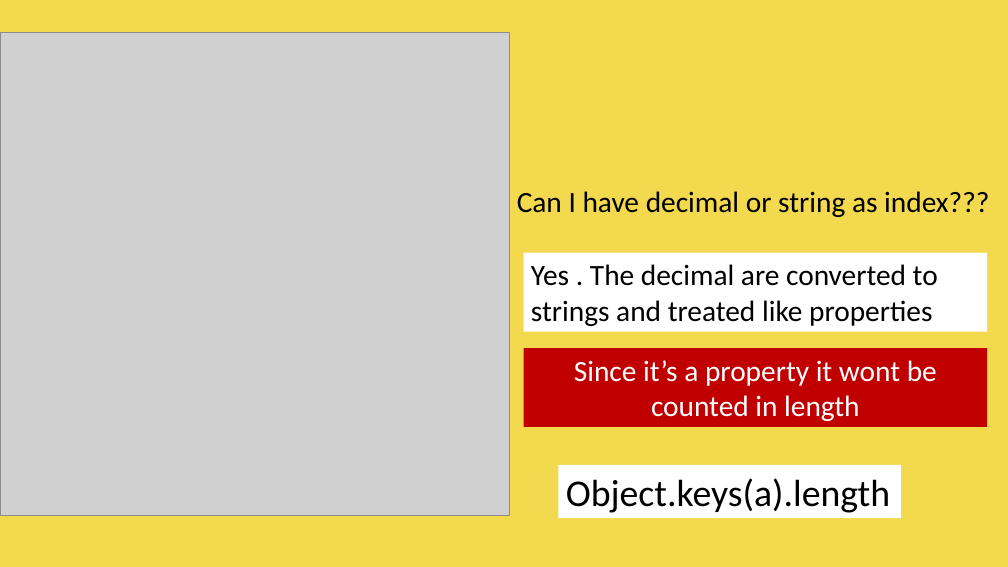
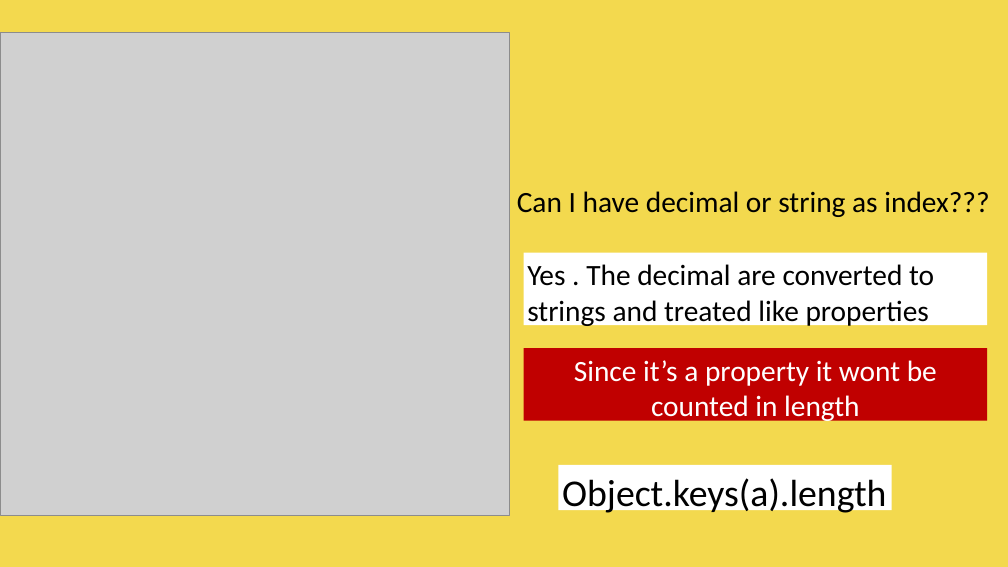
Before and after one commit to vishwanantha/javascript-101, a slide deck: slide 16 of ppt/001 - DataTypes.pptx. Drawn at 1008x567 pixels with LibreOffice and Linux fonts; fonts in the diff are those of the drawing; grey boxes stand for pictures. Boxes give left, top, right and bottom in pixels: in the first picture for what was removed or moved away, otherwise in the second. Text is boxed around its words. In the diff, an @@ line names an element or a change of style, - is before the commit and + after.

```diff
--- a/ppt/001 - DataTypes.pptx
+++ b/ppt/001 - DataTypes.pptx
@@ rectangle "Yes . The decimal are ...": place and size @@
-rectangle "Yes . The decimal are ..." at <box>524,253,988,331</box>
+rectangle "Yes . The decimal are ..." at <box>524,253,988,325</box>
@@ rectangle "Since it’s a property it ...": place and size @@
-rectangle "Since it’s a property it ..." at <box>524,348,988,426</box>
+rectangle "Since it’s a property it ..." at <box>524,348,988,420</box>
@@ rectangle "Object.keys(a).length": place and size @@
-rectangle "Object.keys(a).length" at <box>559,465,902,519</box>
+rectangle "Object.keys(a).length" at <box>559,465,892,510</box>
```
Also in this commit, not shown: 38 other slides changed, 1 slide added.
